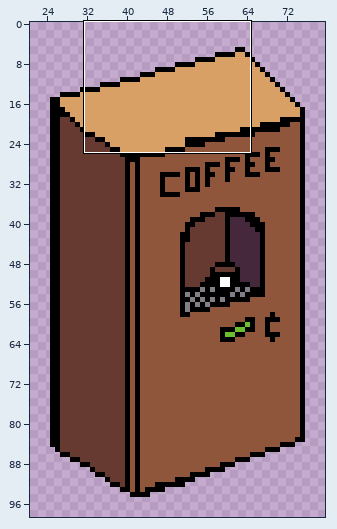
Pixel-art file: art/coffee_vending_machine.aseprite. The picture above shows the old version from afar; the outline marks the close-up.
Close-up. The starting point:
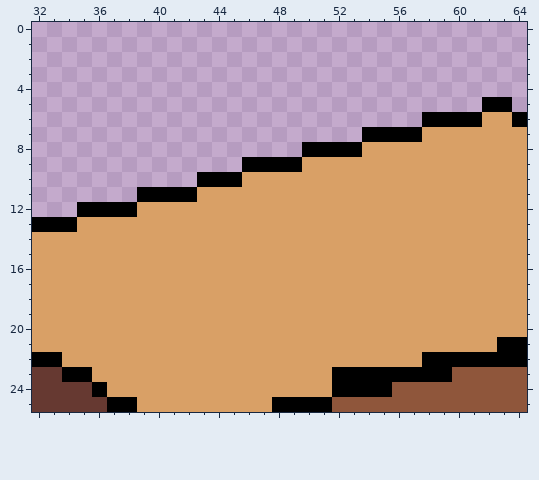
100x100 pixels, 1 frame. Shown: x 32..64, y 0..25. The old version is drawn lined up with the new one. The wide view leaves out empty margins.
The same view after the edit:
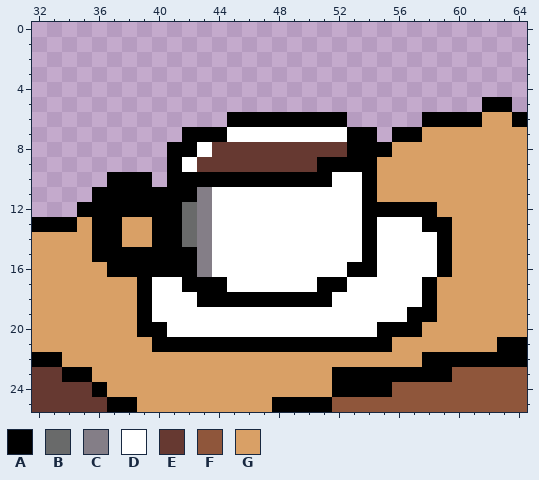
Palette (. is transparent): A #000000  B #696a6a  C #847e87  D #ffffff  E #663931  F #8f563b  G #d9a066
Difference:
{"change": "whole drawing moved by +9,+4 (the old picture is shown already moved)"}
{"y":6,"x":45,"old":"........","new":"AAAAAAAA"}
{"y":7,"x":42,"old":"............","new":"AAADDDDDDDDA"}
{"y":7,"x":55,"old":"A","new":"."}
{"y":8,"x":41,"old":".........AAA","new":"AADEEEEEEEEE"}
{"y":8,"x":54,"old":"GG","new":"AA"}
{"y":9,"x":41,"old":".....AAAAGGGGG","new":"ADEEEEEEEEAAAA"}
{"y":10,"x":37,"old":"...","new":"AAA"}
{"y":10,"x":41,"old":"..","new":"AA"}
{"y":10,"x":46,"old":"GGGGGGGGG","new":"AAAAAADDA"}
{"y":11,"x":36,"old":"...","new":"AAA"}
{"y":11,"x":43,"old":"GGGGGGGGGGGG","new":"CDDDDDDDDDDA"}
{"y":12,"x":39,"old":"GGGGGGGGGGGGGGGGGGGG","new":"AAABCDDDDDDDDDDAAAAA"}
{"y":13,"x":36,"old":"GG","new":"AA"}
{"y":13,"x":40,"old":"GGGGGGGGGGGGGGGGGGGG","new":"AABCDDDDDDDDDDADDDAA"}
{"y":14,"x":36,"old":"GG","new":"AA"}
{"y":14,"x":40,"old":"GGGGGGGGGGGGGGGGGGGG","new":"AABCDDDDDDDDDDADDDDA"}
{"y":15,"x":36,"old":"GGGGGGGGGGGGGGGGGGGGGGGG","new":"AAAAAAACDDDDDDDDDDADDDDA"}
{"y":16,"x":37,"old":"GGGGGGGGGGGGGGGGGGGGGGG","new":"AAAAAACDDDDDDDDDAADDDDA"}
{"y":17,"x":39,"old":"GGGGGGGGGGGGGGGGGGGG","new":"ADDAAADDDDDDAADDDDDA"}
{"y":18,"x":39,"old":"GGGGGGGGGGGGGGGGGGGG","new":"ADDDAAAAAAAAADDDDDDA"}
{"y":19,"x":39,"old":"GGGGGGGGGGGGGGGGGGGG","new":"ADDDDDDDDDDDDDDDDDAA"}
{"y":20,"x":39,"old":"GGGGGGGGGGGGGGGGGGG","new":"AADDDDDDDDDDDDDDAAA"}
{"y":21,"x":40,"old":"GGGGGGGGGGGGGGGG","new":"AAAAAAAAAAAAAAAA"}
